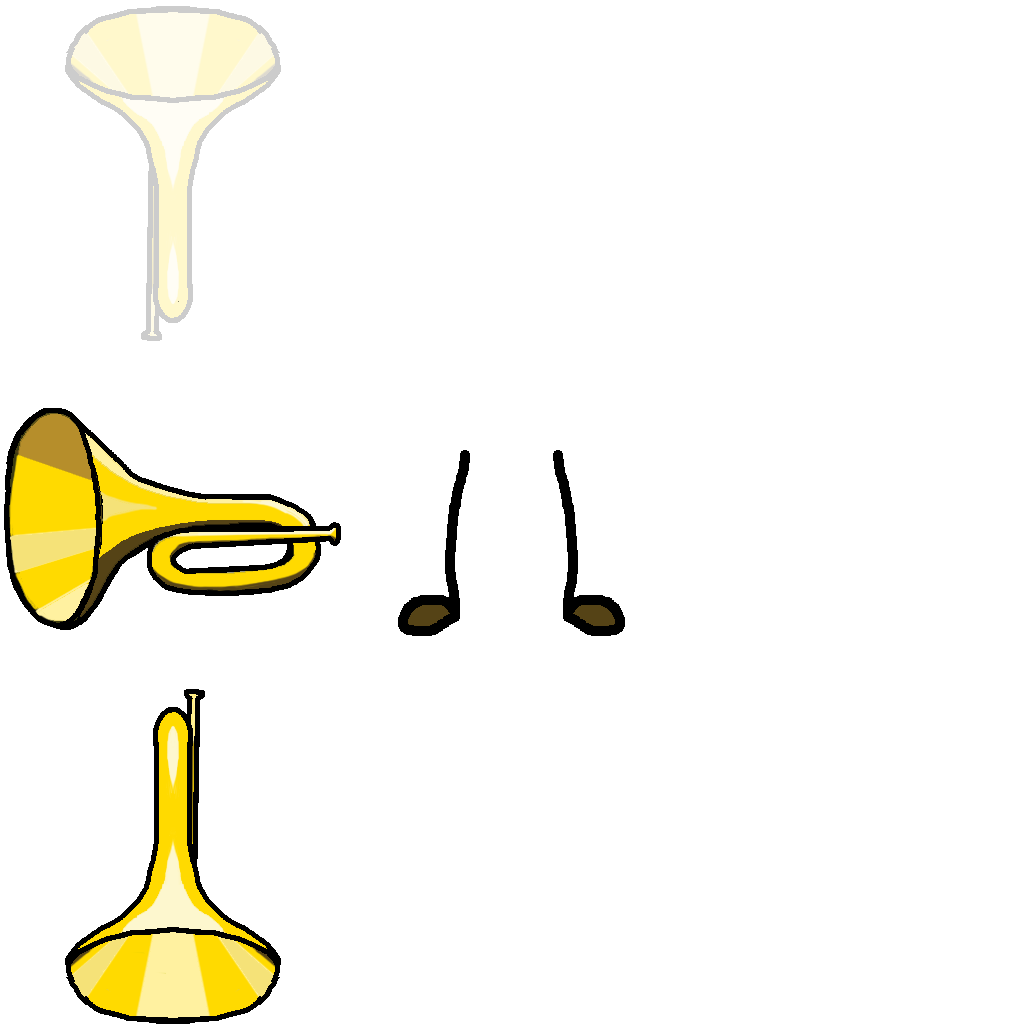
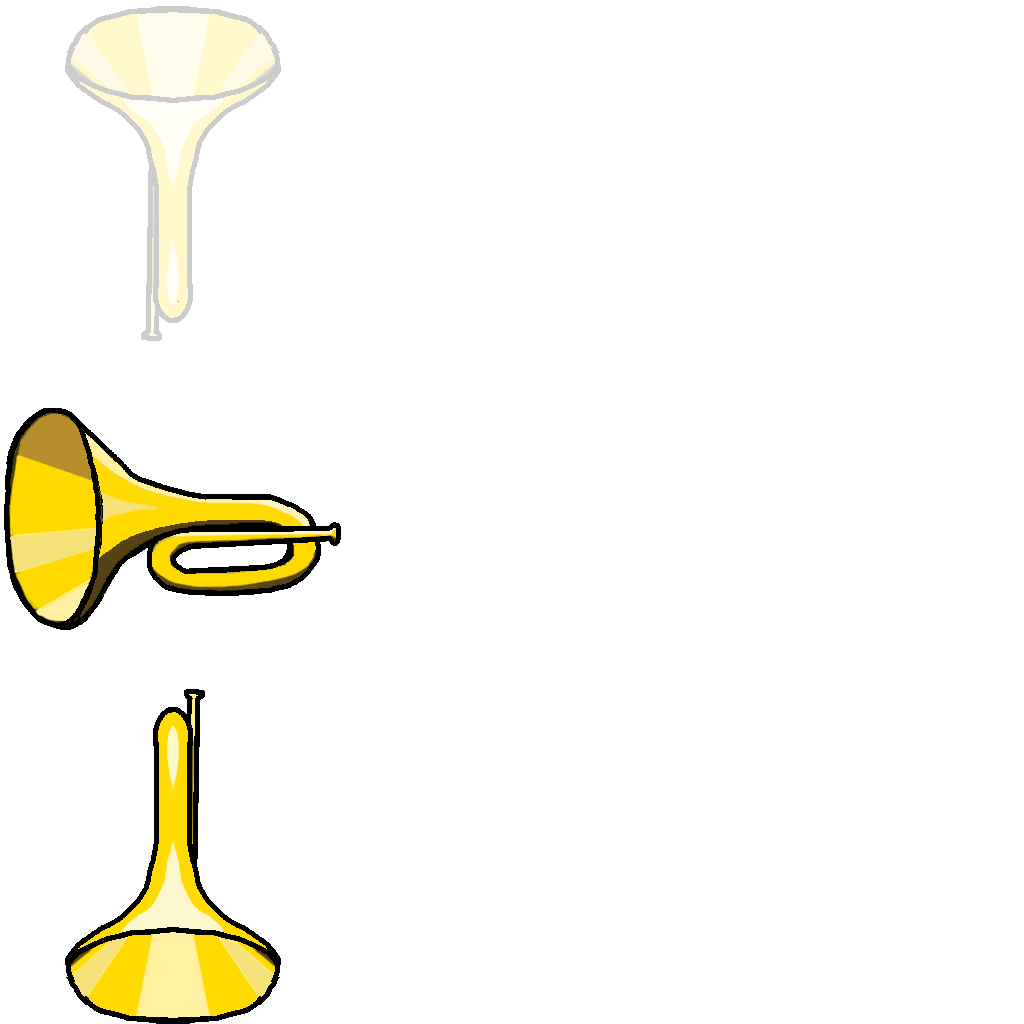
The second 1024px x 1024px image is a revision of the first. Changes to its layers:
painted on "Layer 3 copy" (2nd of 2, in "Down Facing") over [398, 450, 625, 636]
hid "Layer 1" over [398, 450, 625, 636]
